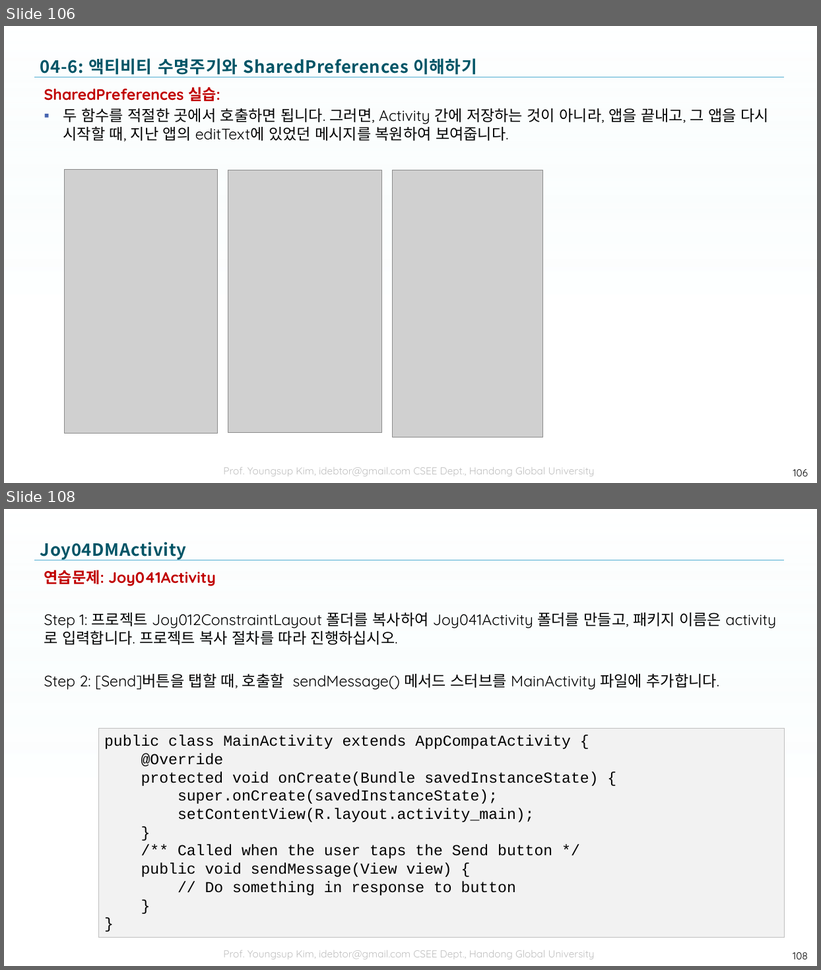
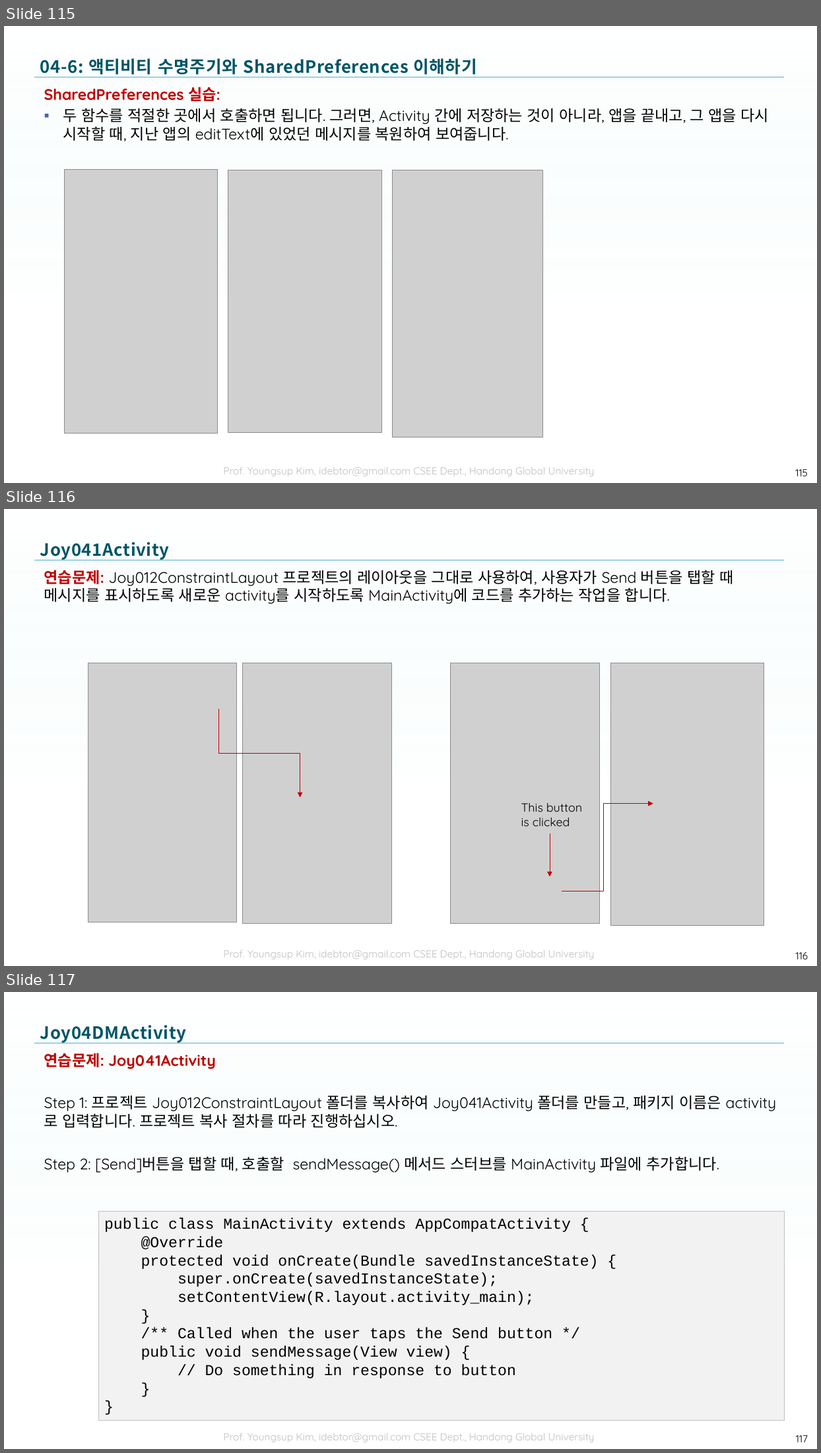
Before and after one commit to tae7841/HuStarAS, a slide deck: ppts/04Activity.pptx. Shown one above the other, each under a label of ours: slides 106 and 108 before the commit, slides 115, 116 and 117 after it; the slides between them are not shown. The pictures are 821x970 and 821x1453 pixels, drawn with LibreOffice and Linux fonts; fonts in the diff are those of the drawing; grey boxes stand for pictures; background and template pictures are left out. Boxes give left, top, right and bottom in pixels: in the first picture for what was removed or moved away, otherwise in the second. Text is boxed around its words. In the diff, an @@ line names an element or a change of style, - is before the commit and + after.

```diff
--- a/ppts/04Activity.pptx
+++ b/ppts/04Activity.pptx
@@ slide 116 added at (4, 509, 817, 966), background picture (left out); not listed: 3 template elements that a slide beside it also shows @@
@@ title added at (40, 542, 170, 560), 20 pt, text gradient #005466 to #005061 to #003E4B, bold @@
+Joy041Activity
@@ text added at (44, 570, 733, 604), 18 pt, text #000000 @@
+연습문제: Joy012ConstraintLayout 프로젝트의 레이아웃을 그대로 사용하여, 사용자가 Send 버튼을 탭할 때 메시지를 표시하도록 새로운 activity를 시작하도록 MainActivity에 코드를 추가하는 작업을 합니다.
@@ picture added at (88, 663, 237, 923) @@
@@ picture added at (242, 663, 392, 923) @@
@@ picture added at (451, 663, 600, 923) @@
@@ picture added at (612, 663, 765, 925) @@
@@ elbow arrow added from (218, 709) to (300, 797), #C00000 0.25 pt @@
@@ text added at (521, 803, 582, 826), 14 pt, text #000000 @@
+This button
+is clicked
@@ elbow arrow added from (562, 891) to (653, 803), #C00000 0.25 pt @@
@@ arrow added from (550, 834) to (550, 877), #C00000 0.25 pt @@
@@ page number added at (796, 953, 808, 960), 12 pt, text #000000 @@
+116
@@ what was slide 106 is now slide 115 @@
@@ page number at (795, 470, 808, 477): text changed @@
-106
+115
@@ what was slide 108 is now slide 117 @@
@@ page number at (796, 1436, 808, 1443): text changed @@
-108
+117
```
Also in this commit, not shown: 8 other slides added.
